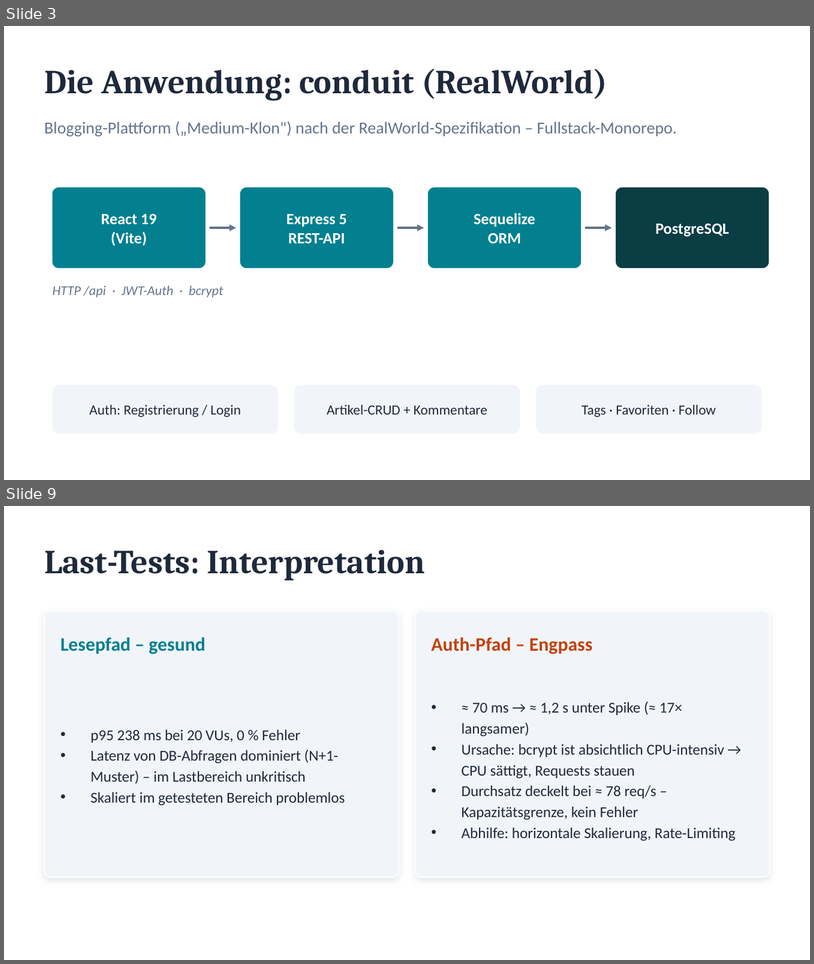
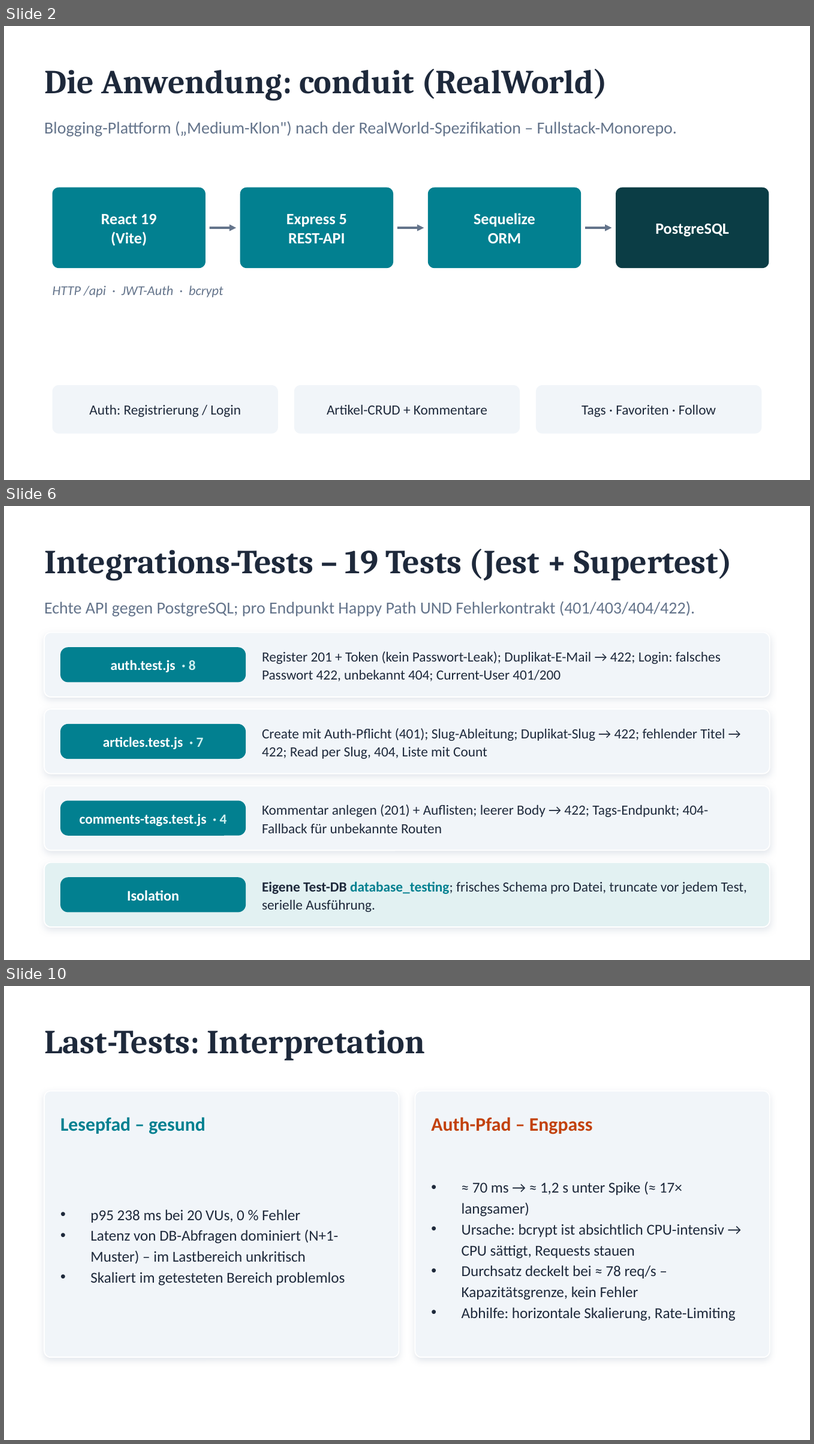
Before and after one commit to Lolo169169/wat4-2026ss-bb-zauner-seybold, a slide deck: PRESENTATION.pptx. Shown one above the other, each under a label of ours: slides 3 and 9 before the commit, slides 2, 6 and 10 after it; the slides between them are not shown. The pictures are 814x964 and 814x1444 pixels, drawn with LibreOffice and Linux fonts; fonts in the diff are those of the drawing. Boxes give left, top, right and bottom in pixels: in the first picture for what was removed or moved away, otherwise in the second. Text is boxed around its words. In the diff, an @@ line names an element or a change of style, - is before the commit and + after.

```diff
--- a/PRESENTATION.pptx
+++ b/PRESENTATION.pptx
@@ slide 6 added at [4,506,810,960], background #FFFFFF @@
@@ text added at [44,549,732,581], 30 pt, text #1E293B, bold @@
+Integrations-Tests – 19 Tests (Jest + Supertest)
@@ text added at [44,601,695,616], 15 pt, text #64748B @@
+Echte API gegen PostgreSQL; pro Endpunkt Happy Path UND Fehlerkontrakt (401/403/404/422).
@@ rounded rectangle added at [44,633,770,697], fill #F1F5F9, outline #FFFFFF 1 pt @@
@@ rounded rectangle added at [60,647,246,682], fill #028090 @@
@@ text added at [111,660,196,672], 12.5 pt, text #FFFFFF, bold @@
+auth.test.js · 8
@@ text added at [262,651,721,681], 12.5 pt, text #1E293B @@
+Register 201 + Token (kein Passwort-Leak); Duplikat-E-Mail → 422; Login: falsches Passwort 422, unbekannt 404; Current-User 401/200
@@ rounded rectangle added at [44,709,770,774], fill #F1F5F9, outline #FFFFFF 1 pt @@
@@ rounded rectangle added at [60,724,246,759], fill #028090 @@
@@ text added at [103,736,204,749], 12.5 pt, text #FFFFFF, bold @@
+articles.test.js · 7
@@ text added at [262,728,725,759], 12.5 pt, text #1E293B @@
+Create mit Auth-Pflicht (401); Slug-Ableitung; Duplikat-Slug → 422; fehlender Titel → 422; Read per Slug, 404, Liste mit Count
@@ rounded rectangle added at [44,786,770,850], fill #F1F5F9, outline #FFFFFF 1 pt @@
@@ rounded rectangle added at [60,801,246,835], fill #028090 @@
@@ text added at [262,804,709,833], 12.5 pt, text #1E293B @@
+Kommentar anlegen (201) + Auflisten; leerer Body → 422; Tags-Endpunkt; 404-Fallback für unbekannte Routen
@@ text added at [80,813,227,826], 12.5 pt, text #FFFFFF, bold @@
+comments-tags.test.js · 4
@@ rounded rectangle added at [44,862,770,927], fill #E2F1F2, outline #FFFFFF 1 pt @@
@@ rounded rectangle added at [60,877,246,912], fill #028090, 13 pt, text #FFFFFF, bold @@
+Isolation
@@ text added at [262,881,747,912], 12.5 pt, text #1E293B @@
+Eigene Test-DB database_testing; frisches Schema pro Datei, truncate vor jedem Test, serielle Ausführung.
@@ what was slide 3 is now slide 2 @@
@@ what was slide 9 is now slide 10 @@
```
Also in this commit, not shown: 2 slides changed, 4 other slides added, 5 slides removed.
